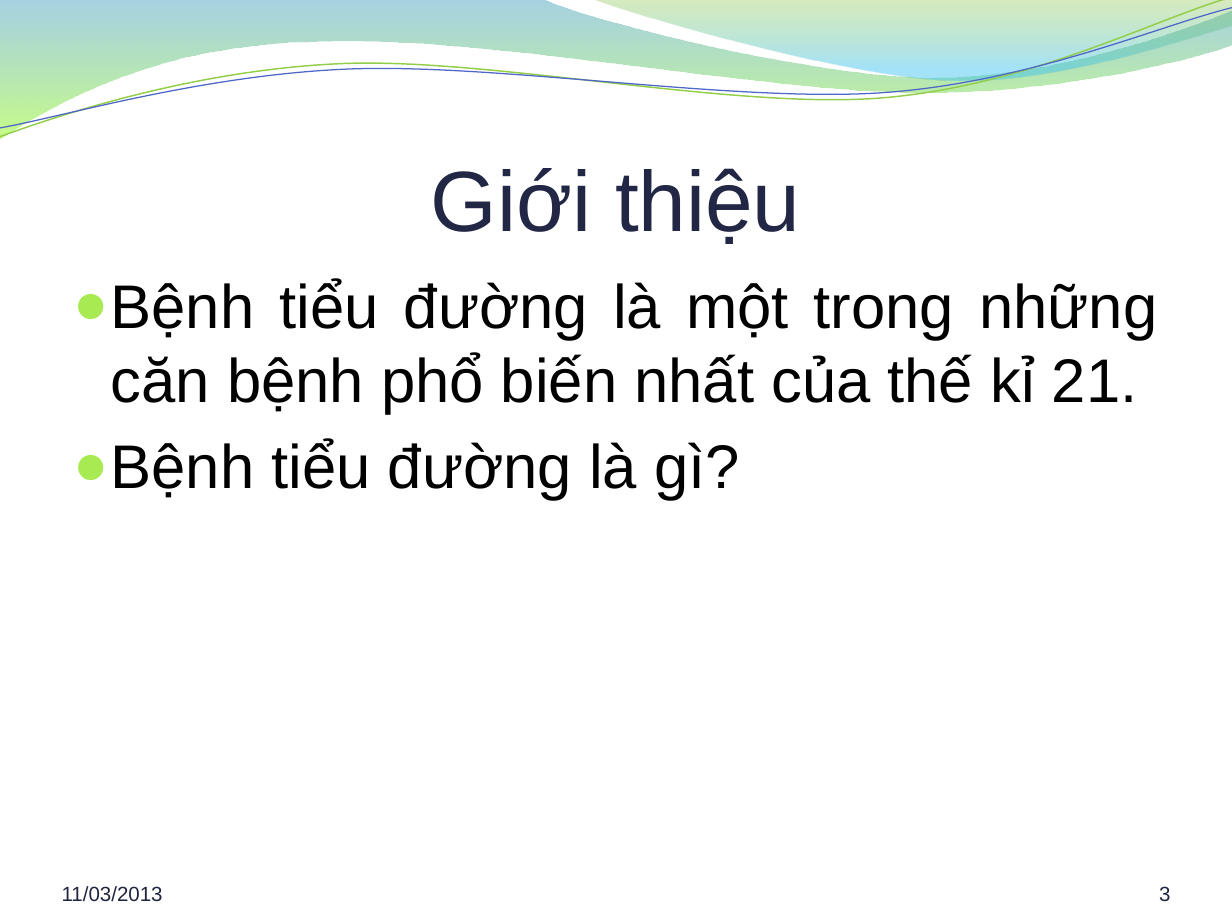
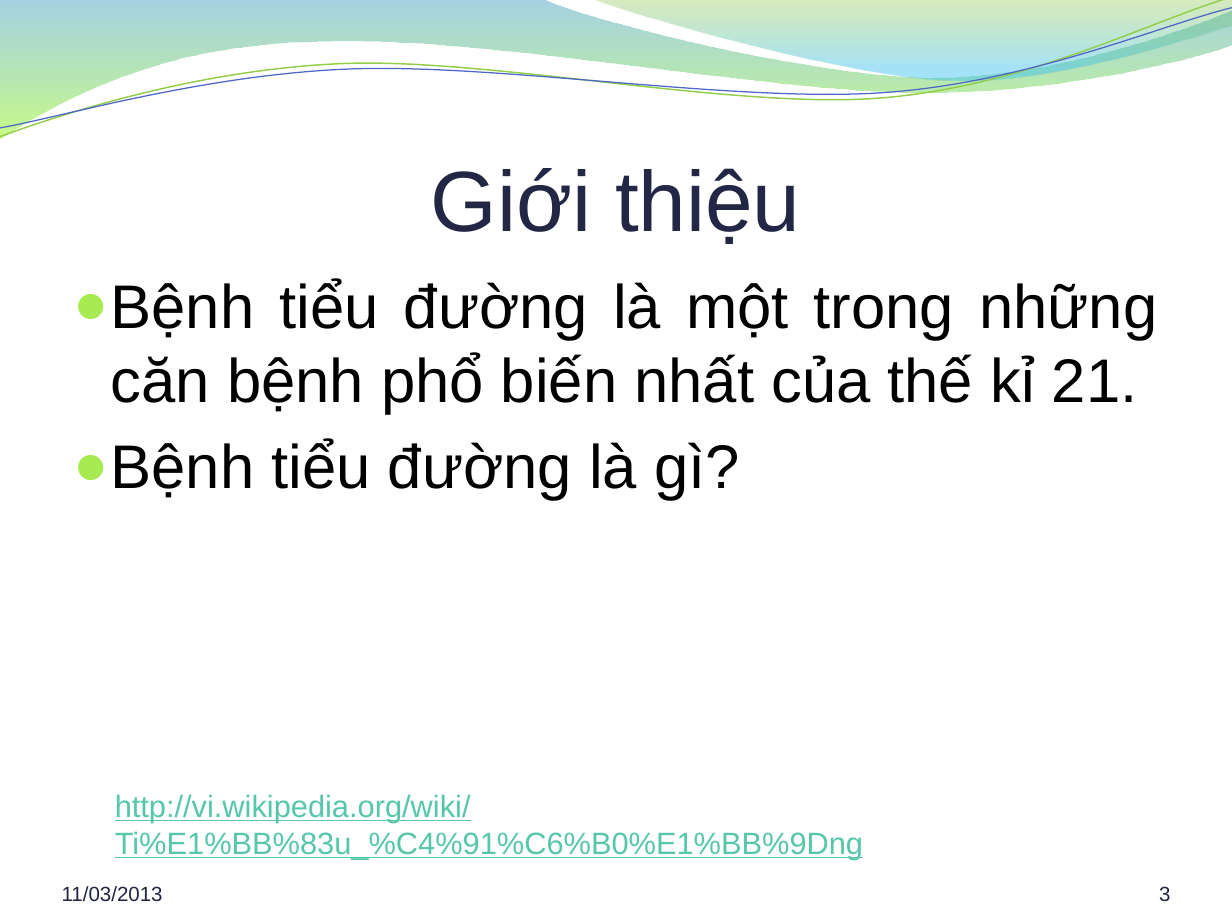
Before and after one commit to hung94it/benhvien, a slide deck: slide 3 of Diabetes/Documents/Report/Bao cao khoa luan.pptx. Drawn at 1232x924 pixels with LibreOffice and Linux fonts; fonts in the diff are those of the drawing; background and template pictures are left out. Boxes give left, top, right and bottom in pixels: in the first picture for what was removed or moved away, otherwise in the second. Text is boxed around its words. In the diff, an @@ line names an element or a change of style, - is before the commit and + after.

```diff
--- a/Diabetes/Documents/Report/Bao cao khoa luan.pptx
+++ b/Diabetes/Documents/Report/Bao cao khoa luan.pptx
@@ text added at (x1=115, y1=794, x2=863, y2=859), 18 pt, text #56C7AA, underline @@
+http://vi.wikipedia.org/wiki/Ti%E1%BB%83u_%C4%91%C6%B0%E1%BB%9Dng
```
Also in this commit, not shown: 10 other slides changed, 2 slides added, 1 other file.
